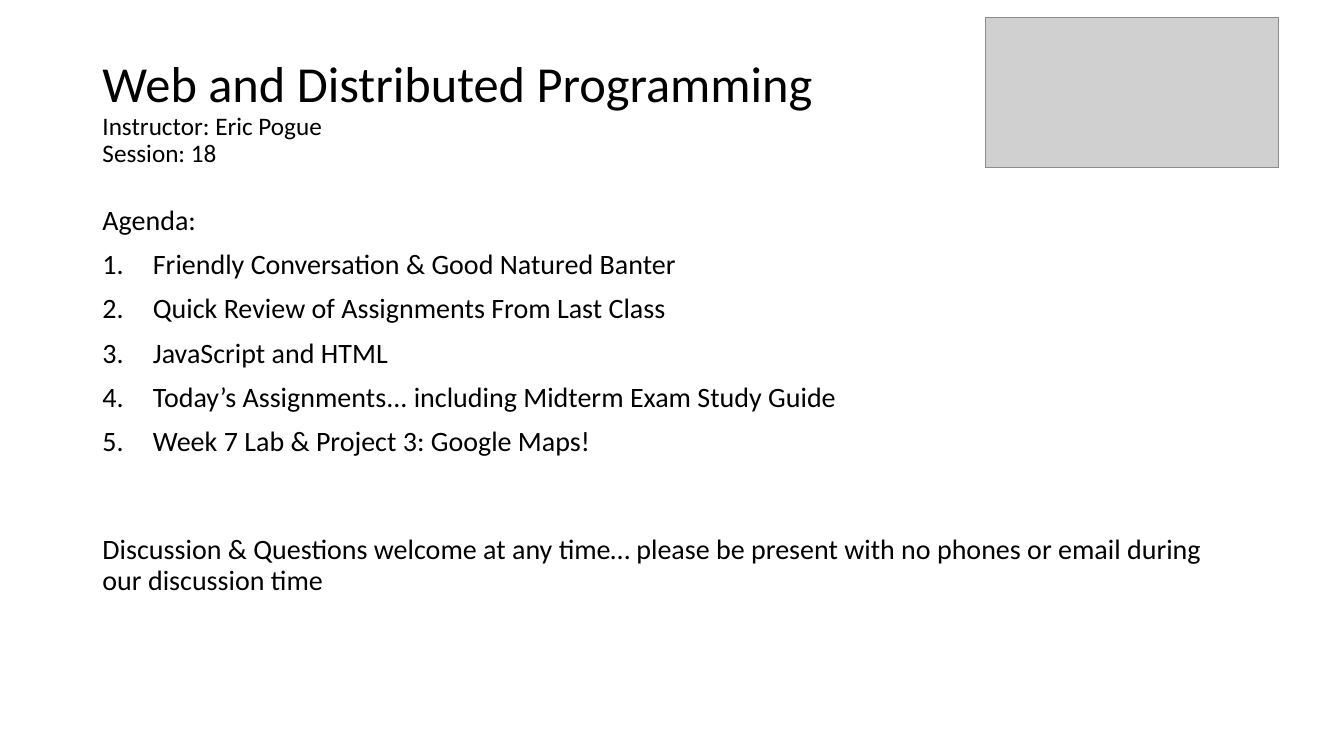
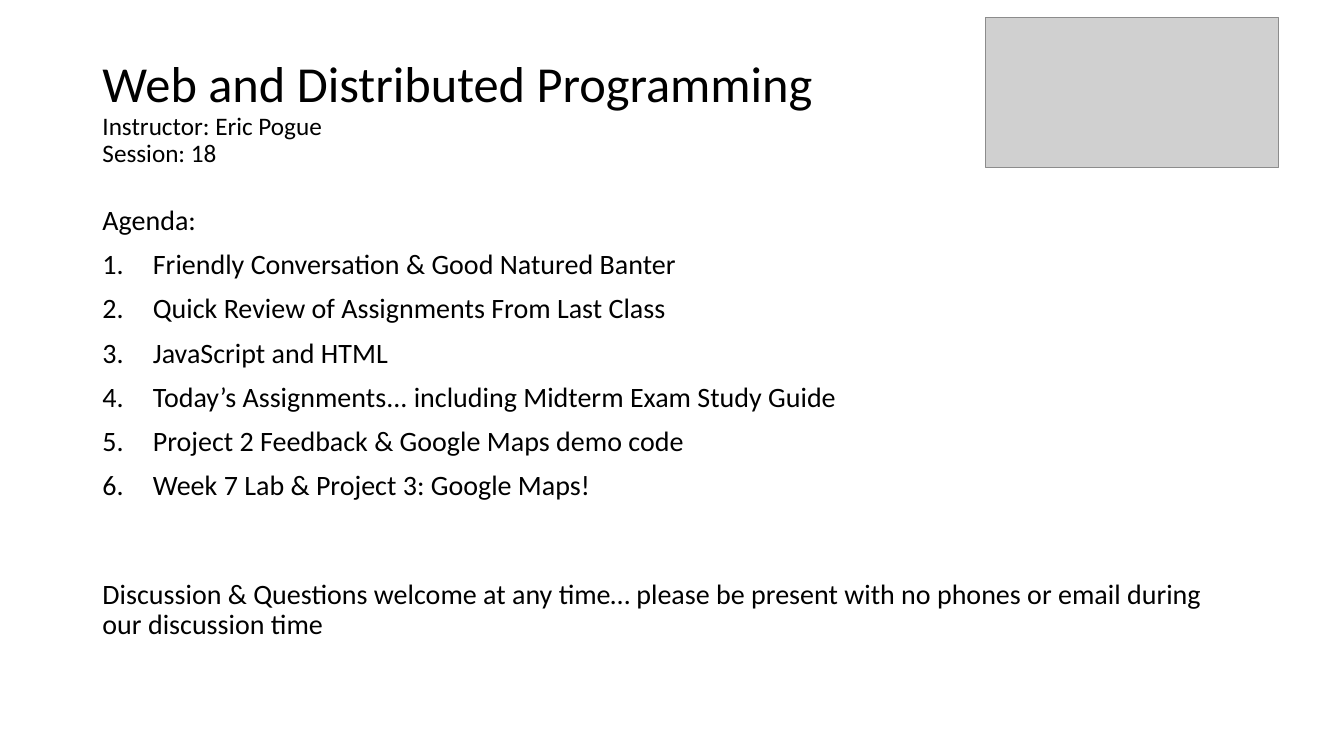
Before and after one commit to EricJPogue/www-epogue-info, a slide deck: slide 1 of CPSC-24700/Presentations/session-18.pptx. Drawn at 1344x756 pixels with LibreOffice and Linux fonts; fonts in the diff are those of the drawing; grey boxes stand for pictures. Boxes give left, top, right and bottom in pixels: in the first picture for what was removed or moved away, otherwise in the second. Text is boxed around its words. In the diff, an @@ line names an element or a change of style, - is before the commit and + after.

```diff
--- a/CPSC-24700/Presentations/session-18.pptx
+++ b/CPSC-24700/Presentations/session-18.pptx
@@ text at [153, 431, 683, 456]: paragraph added @@
+5. Project 2 Feedback & Google Maps demo code
```
Also in this commit, not shown: 1 other slide changed, 1 slide added, 2 other files.
